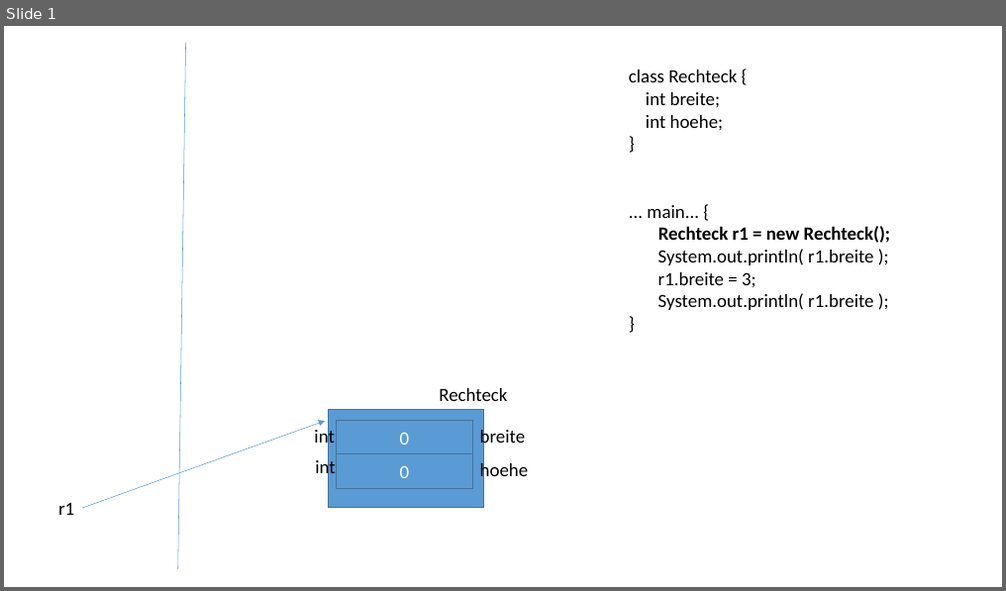
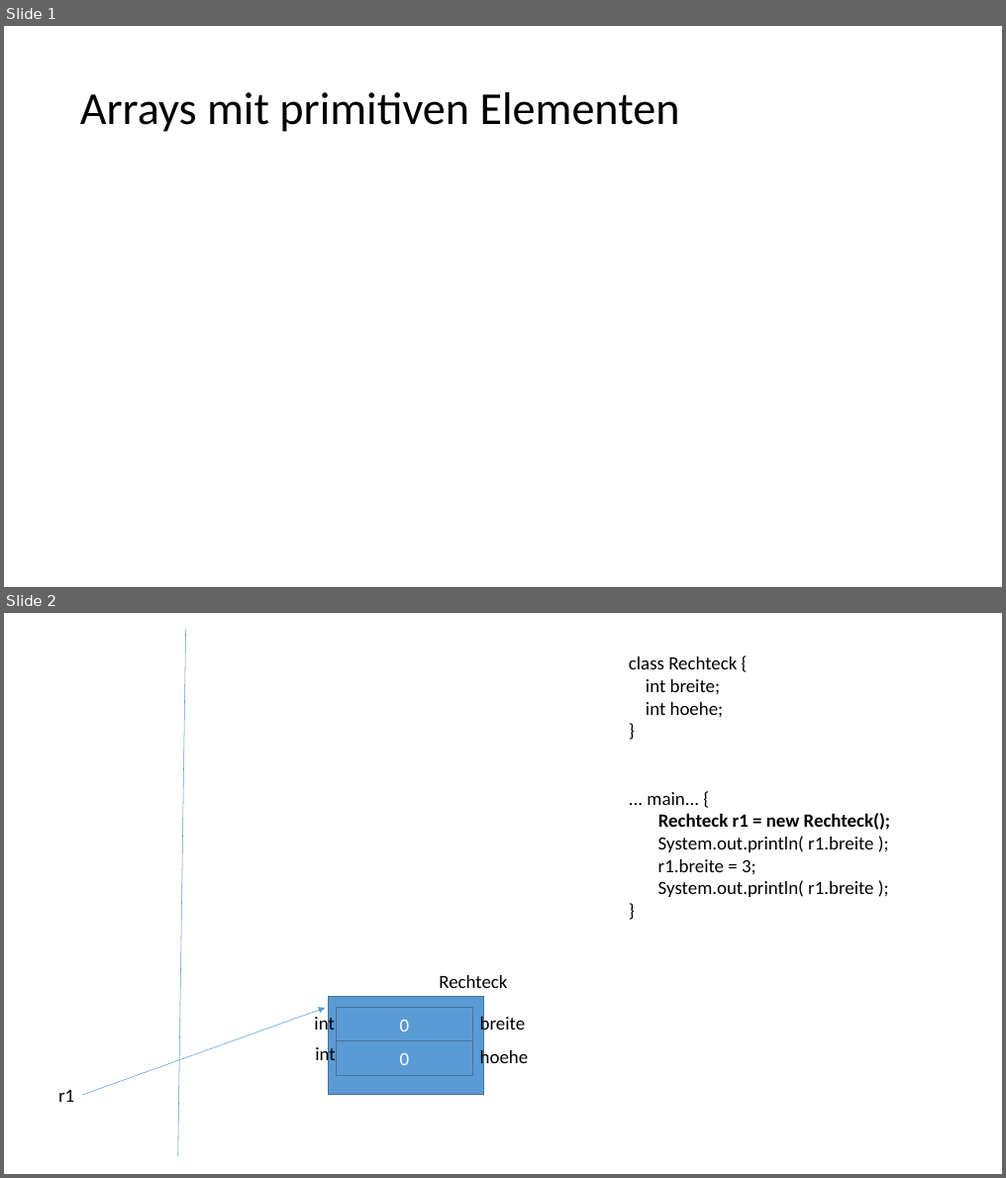
Before and after one commit to ccjavadozent/oca_162982, a slide deck: Diagramme/Arrays.pptx. Shown one above the other, each under a label of ours: slide 1 before the commit, slides 1 and 2 after it. The pictures are 1006x591 and 1006x1178 pixels, drawn with LibreOffice and Linux fonts; fonts in the diff are those of the drawing. Boxes give left, top, right and bottom in pixels: in the first picture for what was removed or moved away, otherwise in the second. Text is boxed around its words. In the diff, an @@ line names an element or a change of style, - is before the commit and + after.

```diff
--- a/Diagramme/Arrays.pptx
+++ b/Diagramme/Arrays.pptx
@@ slide 1 added at <box>4,26,1002,587</box>, background #FFFFFF @@
@@ title added at <box>80,92,680,132</box>, 44 pt, text #000000 @@
+Arrays mit primitiven Elementen
@@ what was slide 1 is now slide 2 @@
```
Also in this commit, not shown: 2 other slides added, 6 other files.
